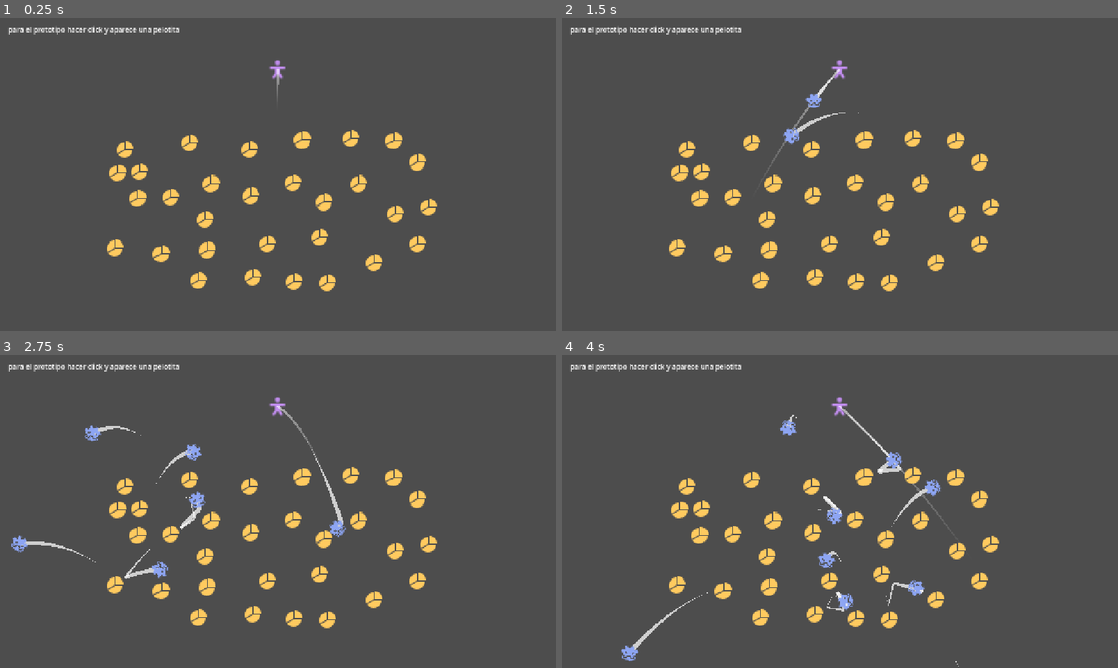
Above: before the commit, frames 1-4 (two rows, left to right).
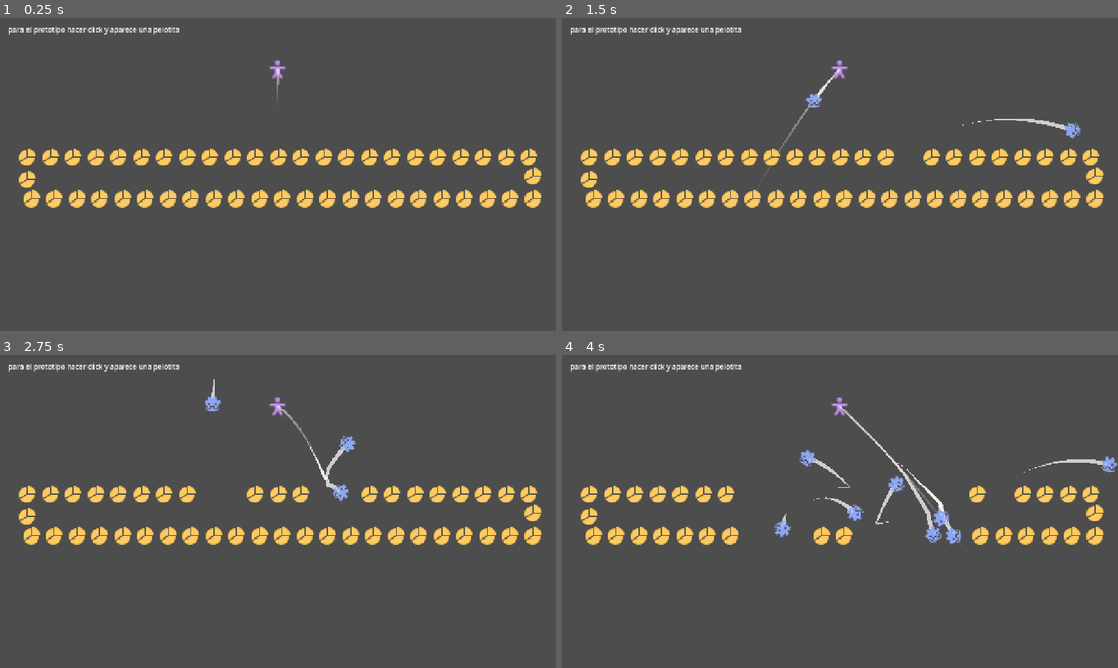
Above: after the commit, the same moments.

Repository: Markynico/LUJ-2026
Game: Godot game, scene res://escenas/prueba_escena.tscn
Two runs of this game, one before a commit and one after it. Both use one fixed random seed, a clock stepped at 60 frames per second and the inputs below. Sound files missing from this copy of the repository are replaced by a short silence.
Inputs (mouse positions are in pixels of both pictures, inside the frame that each line leads up to):
- Up to frame 1 (0.25 s): no input
- Up to frame 2 (1.5 s): tap Y at 0.5, 1.25 s; move the mouse to (962, 158) at 0.52 s; click (962, 158) at 0.6 s; move the mouse to (728, 190) at 1.27 s; click (728, 190) at 1.35 s
- Up to frame 3 (2.75 s): tap Y at 2 s; move the mouse to (333, 442) at 2.02 s; click (333, 442) at 2.1 s
- Up to frame 4 (4 s): tap Y at 2.75, 3.5 s; move the mouse to (812, 574) at 2.77 s; click (812, 574) at 2.85 s; move the mouse to (1006, 558) at 3.52 s; click (1006, 558) at 3.6 s

The runs differ from the first frame. In frame 1, 8.6% of the frame differs, in the area x 3-98%, y 35-88%; in frame 2, 8.9%; in frame 3, 9.6%, in the area x 2-98%, y 7-88%; in frame 4, 8.9%.

Commit message:
editor de niveles

Diff:
--- a/luj-2026/escenas/bola_de_pelos.tscn
+++ b/luj-2026/escenas/bola_de_pelos.tscn
@@ -3,7 +3,7 @@
 [ext_resource type="Script" uid="uid://7uwexjujii6u" path="res://scripts/bola_de_pelos.gd" id="1_q2vq6"]
 [ext_resource type="Resource" uid="uid://douq6aja55n77" path="res://scripts/pelotitas_custom/espejito1.tres" id="2_rguhl"]
 [ext_resource type="Texture2D" uid="uid://bsk14c2sew84m" path="res://iconos_custom/gobot.svg" id="2_unop5"]
-[ext_resource type="AudioStream" uid="uid://c6rjkabpuu3sj" path="res://sonidos/sonido_pop.wav" id="3_unop5"]
+[ext_resource type="AudioStream" uid="uid://2jvby7clemka" path="res://assets/audio/sfx/romper_pelotita.wav" id="4_rguhl"]
 [ext_resource type="PackedScene" uid="uid://dmexovyecfyo4" path="res://escenas/componentes/estela_movimiento.tscn" id="4_tra1g"]
 
 [sub_resource type="CircleShape2D" id="CircleShape2D_37ege"]
@@ -28,7 +28,7 @@
 
 [node name="AudioRebote" type="AudioStreamPlayer" parent="." unique_id=787173903]
 unique_name_in_owner = true
-stream = ExtResource("3_unop5")
+stream = ExtResource("4_rguhl")
 volume_db = -0.5
 
 [node name="EstelaMovimiento" parent="." unique_id=817457491 node_paths=PackedStringArray("body") instance=ExtResource("4_tra1g")]
--- /dev/null
+++ b/luj-2026/escenas/componentes/forma_rectangulo.tscn
@@ -0,0 +1,10 @@
+[gd_scene load_steps=3 format=3 uid="uid://cformarect0a1"]
+
+[ext_resource type="Script" uid="uid://bformarectng01" path="res://scripts/niveles/forma_rectangulo.gd" id="1_rect"]
+[ext_resource type="PackedScene" uid="uid://cgen0vill0s1a" path="res://escenas/componentes/generador_de_ovillos.tscn" id="2_gen"]
+
+[node name="FormaRectangulo" type="Node2D"]
+script = ExtResource("1_rect")
+
+[node name="GeneradorDeOvillos" parent="." node_paths=PackedStringArray("forma") instance=ExtResource("2_gen")]
+forma = NodePath("..")
--- /dev/null
+++ b/luj-2026/escenas/componentes/generador_de_ovillos.tscn
@@ -0,0 +1,6 @@
+[gd_scene load_steps=2 format=3 uid="uid://cgen0vill0s1a"]
+
+[ext_resource type="Script" uid="uid://bgenovillos001" path="res://scripts/niveles/generador_de_ovillos.gd" id="1_gen"]
+
+[node name="GeneradorDeOvillos" type="Node2D"]
+script = ExtResource("1_gen")
--- /dev/null
+++ b/luj-2026/escenas/editor_de_niveles.tscn
@@ -0,0 +1,22 @@
+[gd_scene format=3 uid="uid://jimkk8u7orb2"]
+
+[ext_resource type="Script" uid="uid://bh3lxufik2p65" path="res://scripts/niveles/cargador_de_nivel.gd" id="1_carg"]
+[ext_resource type="Script" uid="uid://1owdr3bm0age" path="res://scripts/niveles/forma_data.gd" id="2_awi8f"]
+[ext_resource type="Script" uid="uid://4yxin8siliwu" path="res://scripts/niveles/nivel_data.gd" id="3_4ylx1"]
+[ext_resource type="PackedScene" uid="uid://cformarect0a1" path="res://escenas/componentes/forma_rectangulo.tscn" id="4_pevrx"]
+[ext_resource type="Script" uid="uid://1owd66s6mpge" path="res://scripts/niveles/forma_rectangulo.gd" id="5_k61t0"]
+
+[sub_resource type="Resource" id="Resource_c7eq1"]
+script = ExtResource("3_4ylx1")
+formas = Array[ExtResource("2_awi8f")]([null])
+
+[node name="EditorDeNiveles" type="Node2D" unique_id=925235971]
+script = ExtResource("1_carg")
+nivel = SubResource("Resource_c7eq1")
+
+[node name="FormaRectangulo" type="Node2D" parent="." unique_id=870574654 instance=ExtResource("4_pevrx")]
+position = Vector2(643.8004, 369.08484)
+rotation = 25.132742
+script = ExtResource("5_k61t0")
+"tamaño" = Vector2(1162.7882, 96.63141)
+separacion_ovillos = 52.945
--- a/luj-2026/escenas/pelotita_estatica_prueba.tscn
+++ b/luj-2026/escenas/pelotita_estatica_prueba.tscn
@@ -1,13 +1,17 @@
-[gd_scene format=3 uid="uid://dy3jqoayfdkwm"]
+[gd_scene load_steps=5 format=3 uid="uid://dy3jqoayfdkwm"]
 
+[ext_resource type="Script" uid="uid://bovillo0000001" path="res://scripts/ovillo.gd" id="1_ovillo"]
 [ext_resource type="Texture2D" uid="uid://t22vju8kwtq7" path="res://iconos_custom/pie_chart.svg" id="1_dpe3i"]
-[ext_resource type="Script" uid="uid://c2tmnndlvd5mq" path="res://scripts/pelotita_estatica_prueba.gd" id="1_us7wx"]
 [ext_resource type="AudioStream" uid="uid://2jvby7clemka" path="res://assets/audio/sfx/romper_pelotita.wav" id="3_231nb"]
 
 [sub_resource type="CircleShape2D" id="CircleShape2D_37ege"]
 radius = 20.0
 
-[node name="Pelotita_estatica_prueba" type="StaticBody2D" unique_id=142733400]
+[node name="Pelotita_estatica_prueba" type="StaticBody2D" unique_id=142733400 node_paths=PackedStringArray("audio", "forma_colision", "sprite")]
+script = ExtResource("1_ovillo")
+audio = NodePath("AudioStreamPlayer")
+forma_colision = NodePath("CollisionShape2D")
+sprite = NodePath("Sprite2D")
 
 [node name="Sprite2D" type="Sprite2D" parent="." unique_id=20603333]
 texture_filter = 1
--- a/luj-2026/escenas/prueba_escena.tscn
+++ b/luj-2026/escenas/prueba_escena.tscn
@@ -1,6 +1,8 @@
 [gd_scene format=3 uid="uid://dmc7utikh5oir"]
 
 [ext_resource type="PackedScene" uid="uid://brhfmi38jresg" path="res://escenas/componentes/disparador_pelotita.tscn" id="2_jn8va"]
+[ext_resource type="Script" uid="uid://bh3lxufik2p65" path="res://scripts/niveles/cargador_de_nivel.gd" id="3_qjisj"]
+[ext_resource type="Resource" uid="uid://of5mqim7m8tt" path="res://niveles/nivel de prueba.tres" id="4_7oqg1"]
 [ext_resource type="PackedScene" uid="uid://dy3jqoayfdkwm" path="res://escenas/pelotita_estatica_prueba.tscn" id="4_qjisj"]
 
 [node name="PRUEBA_ESCENA" type="Node2D" unique_id=1045362644]
@@ -16,91 +18,216 @@
 text = "para el prototipo hacer click y aparece una pelotita"
 
 [node name="Pelotita_estatica_prueba" parent="." unique_id=1399652072 instance=ExtResource("4_qjisj")]
+visible = false
 position = Vector2(316, 416)
+collision_layer = 0
+collision_mask = 0
+script = null
 
 [node name="Pelotita_estatica_prueba2" parent="." unique_id=97392058 instance=ExtResource("4_qjisj")]
+visible = false
 position = Vector2(391, 414)
+collision_layer = 0
+collision_mask = 0
+script = null
 
 [node name="Pelotita_estatica_prueba3" parent="." unique_id=299867459 instance=ExtResource("4_qjisj")]
+visible = false
 position = Vector2(485, 382)
+collision_layer = 0
+collision_mask = 0
+script = null
 
 [node name="Pelotita_estatica_prueba4" parent="." unique_id=1560412993 instance=ExtResource("4_qjisj")]
+visible = false
 position = Vector2(575, 410)
+collision_layer = 0
+collision_mask = 0
+script = null
 
 [node name="Pelotita_estatica_prueba5" parent="." unique_id=1302094454 instance=ExtResource("4_qjisj")]
+visible = false
 position = Vector2(674, 380)
+collision_layer = 0
+collision_mask = 0
+script = null
 
 [node name="Pelotita_estatica_prueba6" parent="." unique_id=1145472262 instance=ExtResource("4_qjisj")]
+visible = false
 position = Vector2(745, 425)
+collision_layer = 0
+collision_mask = 0
+script = null
 
 [node name="Pelotita_estatica_prueba7" parent="." unique_id=888120480 instance=ExtResource("4_qjisj")]
+visible = false
 position = Vector2(824, 382)
+collision_layer = 0
+collision_mask = 0
+script = null
 
 [node name="Pelotita_estatica_prueba8" parent="." unique_id=656634429 instance=ExtResource("4_qjisj")]
+visible = false
 position = Vector2(908, 451)
+collision_layer = 0
+collision_mask = 0
+script = null
 
 [node name="Pelotita_estatica_prueba9" parent="." unique_id=2035229286 instance=ExtResource("4_qjisj")]
+visible = false
 position = Vector2(734, 505)
+collision_layer = 0
+collision_mask = 0
+script = null
 
 [node name="Pelotita_estatica_prueba10" parent="." unique_id=1202110764 instance=ExtResource("4_qjisj")]
+visible = false
 position = Vector2(614, 520)
+collision_layer = 0
+collision_mask = 0
+script = null
 
 [node name="Pelotita_estatica_prueba11" parent="." unique_id=1109734897 instance=ExtResource("4_qjisj")]
+visible = false
 position = Vector2(477, 535)
+collision_layer = 0
+collision_mask = 0
+script = null
 
 [node name="Pelotita_estatica_prueba12" parent="." unique_id=451839941 instance=ExtResource("4_qjisj")]
+visible = false
 position = Vector2(370, 544)
+collision_layer = 0
+collision_mask = 0
+script = null
 
 [node name="Pelotita_estatica_prueba13" parent="." unique_id=1035051354 instance=ExtResource("4_qjisj")]
+visible = false
 position = Vector2(319, 355)
+collision_layer = 0
+collision_mask = 0
+script = null
 
 [node name="Pelotita_estatica_prueba14" parent="." unique_id=303894575 instance=ExtResource("4_qjisj")]
+visible = false
 position = Vector2(270, 357)
+collision_layer = 0
+collision_mask = 0
+script = null
 
 [node name="Pelotita_estatica_prueba15" parent="." unique_id=1266513723 instance=ExtResource("4_qjisj")]
+visible = false
 position = Vector2(287, 303)
+collision_layer = 0
+collision_mask = 0
+script = null
 
 [node name="Pelotita_estatica_prueba16" parent="." unique_id=1101442520 instance=ExtResource("4_qjisj")]
+visible = false
 position = Vector2(435, 288)
+collision_layer = 0
+collision_mask = 0
+script = null
 
 [node name="Pelotita_estatica_prueba17" parent="." unique_id=474351598 instance=ExtResource("4_qjisj")]
+visible = false
 position = Vector2(574, 303)
+collision_layer = 0
+collision_mask = 0
+script = null
 
 [node name="Pelotita_estatica_prueba18" parent="." unique_id=1291736645 instance=ExtResource("4_qjisj")]
+visible = false
 position = Vector2(695, 282)
+collision_layer = 0
+collision_mask = 0
+script = null
 
 [node name="Pelotita_estatica_prueba19" parent="." unique_id=1776732831 instance=ExtResource("4_qjisj")]
+visible = false
 position = Vector2(806, 278)
+collision_layer = 0
+collision_mask = 0
+script = null
 
 [node name="Pelotita_estatica_prueba20" parent="." unique_id=96843228 instance=ExtResource("4_qjisj")]
+visible = false
 position = Vector2(905, 284)
+collision_layer = 0
+collision_mask = 0
+script = null
 
 [node name="Pelotita_estatica_prueba21" parent="." unique_id=1135782096 instance=ExtResource("4_qjisj")]
+visible = false
 position = Vector2(961, 333)
+collision_layer = 0
+collision_mask = 0
+script = null
 
 [node name="Pelotita_estatica_prueba22" parent="." unique_id=108318314 instance=ExtResource("4_qjisj")]
+visible = false
 position = Vector2(985, 436)
+collision_layer = 0
+collision_mask = 0
+script = null
 
 [node name="Pelotita_estatica_prueba23" parent="." unique_id=1843559432 instance=ExtResource("4_qjisj")]
+visible = false
 position = Vector2(861, 565)
+collision_layer = 0
+collision_mask = 0
+script = null
 
 [node name="Pelotita_estatica_prueba24" parent="." unique_id=208112070 instance=ExtResource("4_qjisj")]
+visible = false
 position = Vector2(752, 610)
+collision_layer = 0
+collision_mask = 0
+script = null
 
 [node name="Pelotita_estatica_prueba25" parent="." unique_id=1414045852 instance=ExtResource("4_qjisj")]
+visible = false
 position = Vector2(675, 608)
+collision_layer = 0
+collision_mask = 0
+script = null
 
 [node name="Pelotita_estatica_prueba26" parent="." unique_id=851860470 instance=ExtResource("4_qjisj")]
+visible = false
 position = Vector2(581, 597)
+collision_layer = 0
+collision_mask = 0
+script = null
 
 [node name="Pelotita_estatica_prueba27" parent="." unique_id=866142204 instance=ExtResource("4_qjisj")]
+visible = false
 position = Vector2(455, 606)
+collision_layer = 0
+collision_mask = 0
+script = null
 
 [node name="Pelotita_estatica_prueba28" parent="." unique_id=1764410896 instance=ExtResource("4_qjisj")]
+visible = false
 position = Vector2(470, 465)
+collision_layer = 0
+collision_mask = 0
+script = null
 
 [node name="Pelotita_estatica_prueba29" parent="." unique_id=1993582750 instance=ExtResource("4_qjisj")]
+visible = false
 position = Vector2(959, 521)
+collision_layer = 0
+collision_mask = 0
+script = null
 
 [node name="Pelotita_estatica_prueba30" parent="." unique_id=1462179173 instance=ExtResource("4_qjisj")]
+visible = false
 position = Vector2(264, 530)
+collision_layer = 0
+collision_mask = 0
+script = null
+
+[node name="CargadorDeNivel" type="Node2D" parent="." unique_id=2005064664]
+script = ExtResource("3_qjisj")
+nivel = ExtResource("4_7oqg1")
+metadata/_custom_type_script = "uid://bh3lxufik2p65"
--- /dev/null
+++ b/luj-2026/escenas/spawn_ovillo.tscn
@@ -0,0 +1,6 @@
+[gd_scene load_steps=2 format=3 uid="uid://4u6vlkjfcunf"]
+
+[ext_resource type="Script" uid="uid://bspawnovillo01" path="res://scripts/niveles/spawn_ovillo.gd" id="1_spawn"]
+
+[node name="SpawnOvillo" type="Node2D"]
+script = ExtResource("1_spawn")
--- /dev/null
+++ b/luj-2026/niveles/nivel de prueba.tres
@@ -0,0 +1,16 @@
+[gd_resource type="Resource" script_class="NivelData" format=3 uid="uid://of5mqim7m8tt"]
+
+[ext_resource type="Script" uid="uid://1owdr3bm0age" path="res://scripts/niveles/forma_data.gd" id="1_lkrqq"]
+[ext_resource type="Script" uid="uid://4yxin8siliwu" path="res://scripts/niveles/nivel_data.gd" id="2_fel4d"]
+
+[sub_resource type="Resource" id="Resource_auu7u"]
+script = ExtResource("1_lkrqq")
+posicion = Vector2(643.8004, 369.08484)
+rotacion = 25.132742
+separacion_ovillos = 52.945
+"tamaño" = Vector2(1162.7882, 96.63141)
+
+[resource]
+script = ExtResource("2_fel4d")
+nombre = "nivel de prueba"
+formas = Array[ExtResource("1_lkrqq")]([SubResource("Resource_auu7u")])
--- a/luj-2026/project.godot
+++ b/luj-2026/project.godot
@@ -21,6 +21,10 @@
 window/size/viewport_height=720
 window/stretch/mode="canvas_items"
 window/stretch/aspect="expand"
+
+[editor_plugins]
+
+enabled=PackedStringArray("res://addons/editor_de_niveles/plugin.cfg")
 
 [file_customization]
 
--- /dev/null
+++ b/luj-2026/scripts/niveles/cargador_de_nivel.gd
@@ -0,0 +1,75 @@
+@tool
+class_name CargadorDeNivel
+extends Node2D
+
+##nivel que se construye al iniciar, si esta vacio se usan las formas que ya son hijas del nodo
+@export var nivel : NivelData:
+	set(valor):
+		if nivel and nivel.changed.is_connected(mostrar_vista_previa):
+			nivel.changed.disconnect(mostrar_vista_previa)
+		nivel = valor
+		if nivel:
+			nivel.changed.connect(mostrar_vista_previa)
+		mostrar_vista_previa()
+##escenas de formas disponibles
+@export var escenas_formas : Dictionary[String, PackedScene] = {
+	"rectangulo": preload("uid://cformarect0a1"),
+}
+
+
+func _ready() -> void:
+	if Engine.is_editor_hint():
+		mostrar_vista_previa()
+	elif nivel:
+		construir_nivel(nivel)
+
+
+func mostrar_vista_previa() -> void:
+	if not Engine.is_editor_hint() or not is_inside_tree():
+		return
+	limpiar_formas_sin_duenio()
+	if nivel:
+		construir_nivel(nivel)
+
+
+func limpiar_formas_sin_duenio() -> void:
+	for forma in obtener_formas():
+		if forma.owner == null:
+			remove_child(forma)
+			forma.queue_free()
+
+
+func obtener_formas() -> Array[FormaSpawn]:
+	var formas : Array[FormaSpawn] = []
+	for hijo in get_children():
+		if hijo is FormaSpawn:
+			formas.append(hijo)
+	return formas
+
+
+func limpiar_formas() -> void:
+	for forma in obtener_formas():
+		remove_child(forma)
+		forma.queue_free()
+
+
+func construir_nivel(datos_nivel : NivelData, duenio : Node = null) -> void:
+	limpiar_formas()
+	for datos in datos_nivel.formas:
+		crear_forma(datos.tipo, duenio).aplicar_datos(datos)
+
+
+func crear_forma(tipo : String, duenio : Node = null) -> FormaSpawn:
+	var forma : FormaSpawn = escenas_formas[tipo].instantiate()
+	add_child(forma)
+	if duenio:
+		forma.owner = duenio
+	return forma
+
+
+func exportar_nivel(nombre : String) -> NivelData:
+	var datos_nivel := NivelData.new()
+	datos_nivel.nombre = nombre
+	for forma in obtener_formas():
+		datos_nivel.formas.append(forma.obtener_datos())
+	return datos_nivel
--- /dev/null
+++ b/luj-2026/scripts/niveles/forma_data.gd
@@ -0,0 +1,9 @@
+class_name FormaData
+extends Resource
+
+##tipo de forma, se usa para saber que escena instanciar al cargar el nivel
+@export var tipo : String = "rectangulo"
+@export var posicion : Vector2
+@export var rotacion : float = 0.0
+@export var separacion_ovillos : float = 50.0
+@export var tamaño : Vector2 = Vector2(200, 100)
--- /dev/null
+++ b/luj-2026/scripts/niveles/forma_rectangulo.gd
@@ -0,0 +1,59 @@
+@tool
+class_name FormaRectangulo
+extends FormaSpawn
+
+enum Manija { CENTRO, ROTACION, ARRIBA_IZQUIERDA, ARRIBA_DERECHA, ABAJO_DERECHA, ABAJO_IZQUIERDA }
+
+##ancho y alto del rectangulo, centrado en la posicion del nodo
+@export var tamaño : Vector2 = Vector2(200, 100):
+	set(valor):
+		tamaño = valor.abs()
+		actualizar()
+
+
+func _draw() -> void:
+	if not Engine.is_editor_hint():
+		return
+	super()
+	var vertices := obtener_vertices()
+	vertices.append(vertices[0])
+	draw_polyline(vertices, color_dibujo, grosor_dibujo)
+
+
+func obtener_vertices() -> PackedVector2Array:
+	var mitad := tamaño * 0.5
+	return PackedVector2Array([
+		Vector2(-mitad.x, -mitad.y),
+		Vector2(mitad.x, -mitad.y),
+		Vector2(mitad.x, mitad.y),
+		Vector2(-mitad.x, mitad.y),
+	])
+
+
+func obtener_puntos() -> PackedVector2Array:
+	return puntos_sobre_poligono(obtener_vertices())
+
+
+func obtener_manijas() -> PackedVector2Array:
+	var manijas := super()
+	manijas.append_array(obtener_vertices())
+	return manijas
+
+
+func mover_manija(indice : int, posicion_local : Vector2) -> void:
+	if indice <= Manija.ROTACION:
+		super(indice, posicion_local)
+		return
+	tamaño = posicion_local.abs() * 2.0
+
+
+func obtener_datos() -> FormaData:
+	var datos := super()
+	datos.tipo = "rectangulo"
+	datos.tamaño = tamaño
+	return datos
+
+
+func aplicar_datos(datos : FormaData) -> void:
+	super(datos)
+	tamaño = datos.tamaño
--- /dev/null
+++ b/luj-2026/scripts/niveles/forma_spawn.gd
@@ -0,0 +1,95 @@
+@tool
+class_name FormaSpawn
+extends Node2D
+
+signal forma_cambiada
+
+enum ManijaBase { CENTRO, ROTACION }
+
+##distancia en pixeles entre un ovillo y el siguiente a lo largo del borde de la forma
+@export var separacion_ovillos : float = 50.0:
+	set(valor):
+		separacion_ovillos = max(valor, 1.0)
+		actualizar()
+##color del contorno que se dibuja en el editor
+@export var color_dibujo : Color = Color(0.3, 0.9, 1.0, 0.9):
+	set(valor):
+		color_dibujo = valor
+		queue_redraw()
+@export var grosor_dibujo : float = 2.0
+##distancia desde el centro a la que se dibuja la manija para rotar la forma
+@export var distancia_manija_rotacion : float = 80.0
+
+
+func _ready() -> void:
+	actualizar()
+
+
+func _draw() -> void:
+	if Engine.is_editor_hint():
+		draw_line(Vector2.ZERO, obtener_manija_rotacion(), color_dibujo, 1.0)
+
+
+func actualizar() -> void:
+	queue_redraw()
+	forma_cambiada.emit()
+
+
+func obtener_puntos() -> PackedVector2Array:
+	return PackedVector2Array()
+
+
+func obtener_manijas() -> PackedVector2Array:
+	return PackedVector2Array([Vector2.ZERO, obtener_manija_rotacion()])
+
+
+func obtener_manija_rotacion() -> Vector2:
+	return Vector2(0, -distancia_manija_rotacion)
+
+
+func mover_manija(indice : int, posicion_local : Vector2) -> void:
+	match indice:
+		ManijaBase.CENTRO:
+			position += posicion_local.rotated(rotation)
+		ManijaBase.ROTACION:
+			rotation += obtener_manija_rotacion().angle_to(posicion_local)
+
+
+func obtener_datos() -> FormaData:
+	var datos := FormaData.new()
+	datos.posicion = position
+	datos.rotacion = rotation
+	datos.separacion_ovillos = separacion_ovillos
+	return datos
+
+
+func aplicar_datos(datos : FormaData) -> void:
+	position = datos.posicion
+	rotation = datos.rotacion
+	separacion_ovillos = datos.separacion_ovillos
+
+
+func puntos_sobre_poligono(vertices : PackedVector2Array) -> PackedVector2Array:
+	var perimetro := 0.0
+	for i in vertices.size():
+		perimetro += vertices[i].distance_to(vertices[(i + 1) % vertices.size()])
+	var cantidad := calcular_cantidad_ovillos(perimetro)
+	if cantidad == 0:
+		return PackedVector2Array()
+	var separacion_real := perimetro / cantidad
+	var puntos := PackedVector2Array()
+	var recorrido := 0.0
+	var siguiente := 0.0
+	for i in vertices.size():
+		var desde := vertices[i]
+		var hasta := vertices[(i + 1) % vertices.size()]
+		var largo := desde.distance_to(hasta)
+		while siguiente < recorrido + largo - 0.001 and puntos.size() < cantidad:
+			puntos.append(desde.lerp(hasta, (siguiente - recorrido) / largo))
+			siguiente += separacion_real
+		recorrido += largo
+	return puntos
+
+
+func calcular_cantidad_ovillos(largo_total : float) -> int:
+	return roundi(largo_total / separacion_ovillos)
--- /dev/null
+++ b/luj-2026/scripts/niveles/generador_de_ovillos.gd
@@ -0,0 +1,29 @@
+@tool
+class_name GeneradorDeOvillos
+extends Node2D
+
+##escena que se instancia en cada punto de la forma
+@export var escena_spawn : PackedScene = preload("uid://4u6vlkjfcunf")
+##forma de la cual se toman los puntos, normalmente el nodo padre
+@export var forma : FormaSpawn
+
+
+func _ready() -> void:
+	if not forma:
+		forma = get_parent() as FormaSpawn
+	if not forma:
+		return
+	forma.forma_cambiada.connect(regenerar)
+	regenerar()
+
+
+func regenerar() -> void:
+	for hijo in get_children():
+		remove_child(hijo)
+		hijo.queue_free()
+	if not forma or not escena_spawn:
+		return
+	for punto in forma.obtener_puntos():
+		var spawn := escena_spawn.instantiate()
+		spawn.position = punto
+		add_child(spawn)
--- /dev/null
+++ b/luj-2026/scripts/niveles/nivel_data.gd
@@ -0,0 +1,5 @@
+class_name NivelData
+extends Resource
+
+@export var nombre : String = "nivel"
+@export var formas : Array[FormaData] = []
--- /dev/null
+++ b/luj-2026/scripts/niveles/spawn_ovillo.gd
@@ -0,0 +1,27 @@
+@tool
+class_name SpawnOvillo
+extends Node2D
+
+##escena del ovillo que aparece en este punto al correr el juego
+@export var escena_ovillo : PackedScene = preload("uid://dy3jqoayfdkwm")
+##radio del circulito de vista previa en el editor
+@export var radio_vista_previa : float = 8.0
+@export var color_vista_previa : Color = Color(1.0, 0.8, 0.2, 0.8)
+
+
+func _ready() -> void:
+	if Engine.is_editor_hint():
+		return
+	instanciar_ovillo()
+
+
+func _draw() -> void:
+	if Engine.is_editor_hint():
+		draw_circle(Vector2.ZERO, radio_vista_previa, color_vista_previa)
+
+
+func instanciar_ovillo() -> void:
+	if not escena_ovillo:
+		return
+	var ovillo := escena_ovillo.instantiate()
+	add_child(ovillo)
--- /dev/null
+++ b/luj-2026/scripts/ovillo.gd
@@ -0,0 +1,15 @@
+class_name Ovillo
+extends StaticBody2D
+
+@export var audio : AudioStreamPlayer
+@export var forma_colision : CollisionShape2D
+@export var sprite : Sprite2D
+
+
+func recibir_impacto() -> void:
+	forma_colision.set_deferred("disabled", true)
+	sprite.hide()
+	if audio and audio.stream:
+		audio.play()
+		await audio.finished
+	queue_free()
--- a/luj-2026/scripts/pelotitas_custom/pelotita_base.gd
+++ b/luj-2026/scripts/pelotitas_custom/pelotita_base.gd
@@ -19,3 +19,5 @@
 	var normal = pelotita.global_position.direction_to(objeto_a_impactar.global_position)
 	#var fuerza = objeto.get_fuerza_rebote() ?? idea
 	pelotita.apply_central_impulse(-normal * fuerza_rebote)
+	if objeto_a_impactar.has_method("recibir_impacto"):
+		objeto_a_impactar.recibir_impacto()
Not shown, added: luj-2026/addons/editor_de_niveles/dock_editor_de_niveles.gd
Not shown, added: luj-2026/addons/editor_de_niveles/dock_editor_de_niveles.gd.uid
Not shown, added: luj-2026/addons/editor_de_niveles/dock_editor_de_niveles.tscn
Not shown, added: luj-2026/addons/editor_de_niveles/manijas_forma.gd
Not shown, added: luj-2026/addons/editor_de_niveles/manijas_forma.gd.uid
Not shown, added: luj-2026/addons/editor_de_niveles/plugin.cfg
Not shown, added: luj-2026/addons/editor_de_niveles/plugin.gd
Not shown, added: luj-2026/addons/editor_de_niveles/plugin.gd.uid
Not shown, added: luj-2026/scripts/niveles/cargador_de_nivel.gd.uid
Not shown, added: luj-2026/scripts/niveles/forma_data.gd.uid
Not shown, added: luj-2026/scripts/niveles/forma_rectangulo.gd.uid
Not shown, added: luj-2026/scripts/niveles/forma_spawn.gd.uid
(and 5 more such lines)
